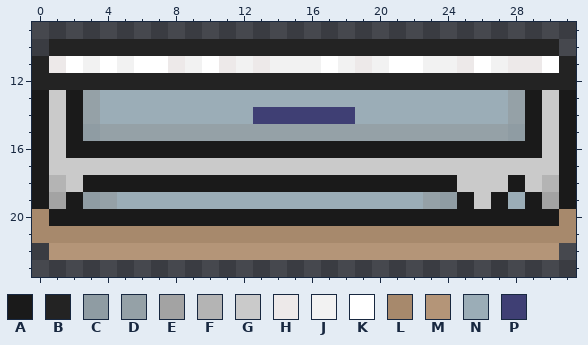
Two states of a pixel-art sprite, Day 1/World/Bedroom 1 AC.png. The picture above was drawn from the file before the commit.
The file is 32x32 pixels. Shown: x 0..31, y 9..23.
Palette (. is transparent): A #1a1a1a  B #232323  C #8f9ca3  D #95a1a7  E #a3a3a3  F #b4b4b4  G #cacaca  H #ede9e9  J #f2f2f2  K #ffffff  L #a7896c  M #b49578  N #9badb7  P #3f3f74
Pixels before, first column x 0:
10 .BBBBBBBBBBBBBBBBBBBBBBBBBBBBBB.
11 BHKJKJKKHJKHJHJJJKJHJKKJJHKJHHKB
12 BBBBBBBBBBBBBBBBBBBBBBBBBBBBBBBB
13 AGADNNNNNNNNNNNNNNNNNNNNNNNNDAGA
14 AGADNNNNNNNNNPPPPPPNNNNNNNNNDAGA
15 AGACDDDDDDDDDDDDDDDDDDDDDDDDCAGA
16 AGAAAAAAAAAAAAAAAAAAAAAAAAAAAAGA
17 AGGGGGGGGGGGGGGGGGGGGGGGGGGGGGGA
18 AFGAAAAAAAAAAAAAAAAAAAAAAGGGAGFA
19 AEACDNNNNNNNNNNNNNNNNNNDCAGANAEA
20 LAAAAAAAAAAAAAAAAAAAAAAAAAAAAAAL
21 LLLLLLLLLLLLLLLLLLLLLLLLLLLLLLLL
22 .MMMMMMMMMMMMMMMMMMMMMMMMMMMMMM.
New version:
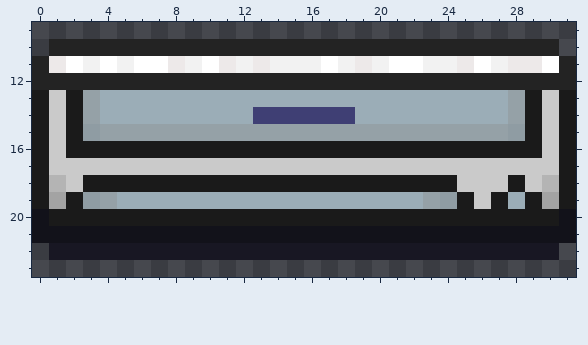
Diff:
Colour L changes from #a7896c to #12121a.
Colour M changes from #b49578 to #181723.
Where, in picture pixels (left, top, right, bottom), the same in both pictures:
changed: (32, 209, 576, 260)
